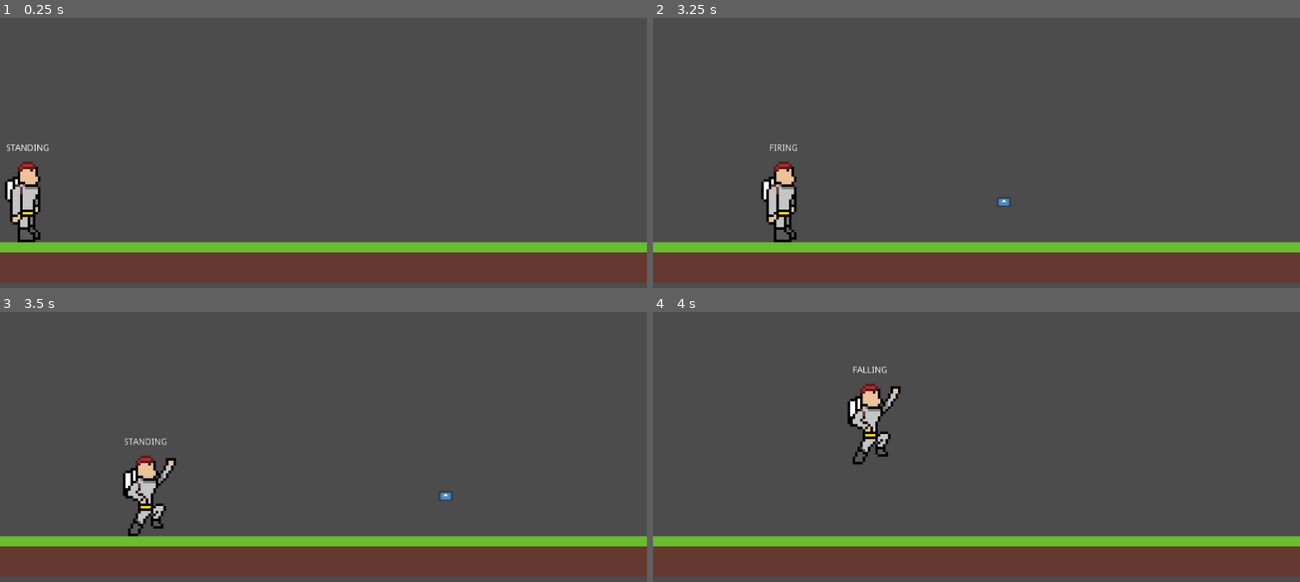
Above: before the commit, frames 1-4 (two rows, left to right).
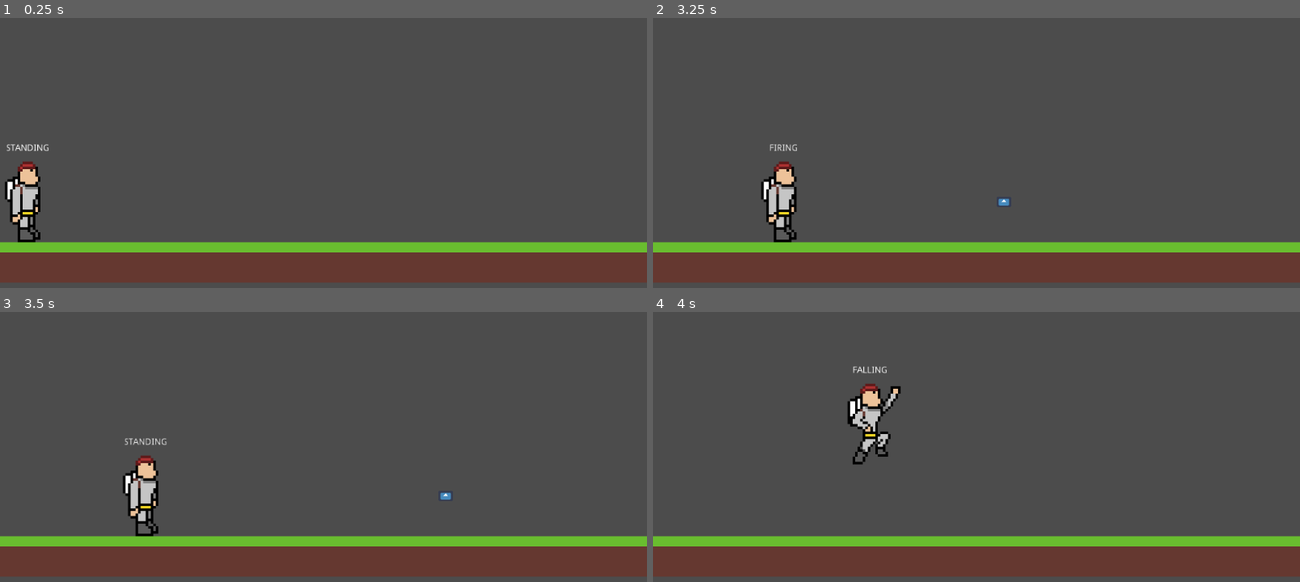
Above: after the commit, the same moments.

Repository: TRushton95/Dashing
Game: Godot game, scene res://World.tscn
The game is run twice, just before and just after one commit, with the same random seed, the same clock (stepped at 60 frames per second) and the same inputs. The engine's default icon, where the game draws it, is replaced by a stand-in: a white triangle on a blue panel in a dark square.
Inputs (mouse positions are in pixels of both pictures, inside the frame that each line leads up to):
- Up to frame 1 (0.25 s): no input
- Up to frame 2 (3.25 s): tap Enter at 0.5 s; move the mouse to (1118, 128) at 0.52 s; hold D (move_right) 0.53-2.03 s; tap Space (jump) at 0.6, 0.77, 1.07, 1.52, 1.55, 1.82, 2.3, 3.02, 3.05 s; move the mouse to (847, 169) at 1.27 s; tap S (crouch) at 1.35 s; move the mouse to (1041, 66) at 2.02 s; hold A (move_left) 2.03-2.78 s; right-click (1041, 66) at 2.1 s; move the mouse to (944, 225) at 2.77 s; hold D (move_right) from 2.78 s (still down); click (944, 225) at 2.85 s
- Up to frame 3 (3.5 s): keep holding D (move_right); tap Space (jump) at 3.32 s
- Up to frame 4 (4 s): keep holding D (move_right); move the mouse to (1170, 501) at 3.52 s; tap Shift (sprint) at 3.6 s; tap Space (jump) at 3.77, 3.8 s

Frames 1-2 are identical in both runs. In frame 3, 0.7% of the frame differs, in the area x 19-28%, y 54-84%; in frame 4, nothing differs.

Commit message:
Fix falling animation infinite switching bug

Diff:
--- a/Src/Entities/Player/Player.gd
+++ b/Src/Entities/Player/Player.gd
@@ -73,10 +73,10 @@
 
 			if Input.is_action_just_pressed("jump"):
 				gliding = true
-				$Sprite/AnimationPlayer.play("Gliding")
+				anim_state_machine.travel("Gliding")
 			elif Input.is_action_just_released("jump"):
 				gliding = false
-				$Sprite/AnimationPlayer.play("Falling")
+				anim_state_machine.travel("Falling")
 
 			if Input.is_action_just_pressed("shoot"):
 				_shoot()
